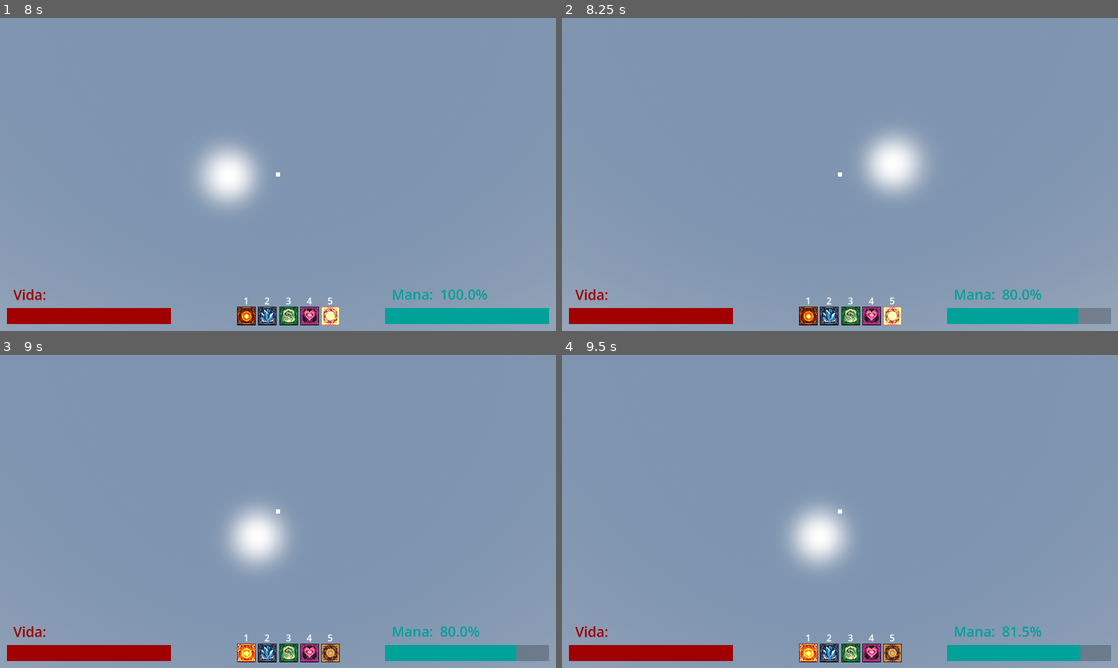
Above: before the commit, frames 1-4 (two rows, left to right).
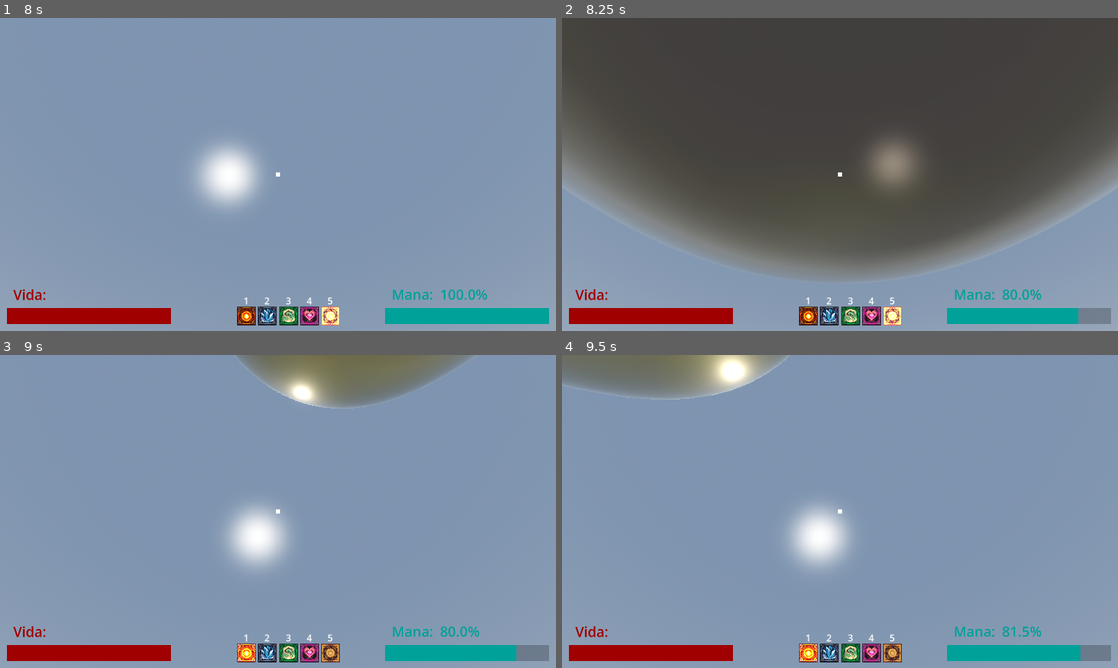
Above: after the commit, the same moments.

Repository: Isaaa43/Saudavel-e-Balanceado
Game: Godot game, scene res://cenas/main_game.tscn
Same seed, same stepped clock (60 frames per second), same inputs: the game is played once before the commit and once after it.
Inputs (mouse positions are in pixels of both pictures, inside the frame that each line leads up to):
- Up to frame 1 (8 s): click (278, 224) at 0.52 s; type "Alex" at 0.6 s; click "Jogar" at 1.25 s; click "Host" at 2 s; click "Começar Partida" at 2.75 s; tap Enter at 3.5, 5.75, 7.25 s; move the mouse to (250, 237) at 3.52 s; hold W (frente) 3.53-5.78 s; click (250, 237) at 3.6 s; tap Space (pular) at 3.77, 4.52, 5, 6.02, 6.5, 6.77, 7.52 s; move the mouse to (316, 177) at 4.27 s; tap 1 at 4.35 s; move the mouse to (233, 171) at 5.02 s; tap 2 at 5.1 s; move the mouse to (283, 174) at 5.77 s; hold A (esquerda) 5.78-6.53 s; tap 3 at 5.85 s; click (283, 174) at 5.92 s; move the mouse to (255, 168) at 6.52 s; hold W (frente) from 6.53 s (still down); tap 4 at 6.6 s; move the mouse to (305, 174) at 7.27 s; tap 5 at 7.35 s
- Up to frame 2 (8.25 s): keep holding W (frente); tap Space (pular) at 8 s; move the mouse to (812, 174) at 8.02 s; click (812, 174) at 8.1 s
- Up to frame 3 (9 s): move the mouse to (289, 505) at 8.77 s; release W (frente) at 8.78 s; hold D (direita) from 8.78 s (still down); tap 1 at 8.85 s
- Up to frame 4 (9.5 s): keep holding D (direita); tap Space (pular) at 9.02 s

Frame 1 is identical in both runs. In frame 2, 72% of the frame differs, in the area x 0-100%, y 0-84%; in frame 3, 4.7%; in frame 4, 4.3%.
Error in both runs: Invalid access to property or key 'feitico_id' on a base object of type 'null instance'. (res://scripts/autoloads/registros/registro_feiticos.gd:7)

Commit message:
refactor: renomeado visual_3d em FeiticoVisual
Renomeado atributo corpo_feitico para visual_3d no FeiticoVisual

Diff:
--- a/luta-magos/scripts/game/feiticos/definicoes/feitico_visual_def.gd
+++ b/luta-magos/scripts/game/feiticos/definicoes/feitico_visual_def.gd
@@ -5,9 +5,8 @@
 
 func criar() -> FeiticoVisual:
 	var visual := FeiticoVisual.new()
-	visual.corpo_feitico = cena.instantiate()
-
-	visual.add_child(visual.corpo_feitico, true)
+	visual.visual_3d = cena.instantiate()
+	visual.add_child(visual.visual_3d, true)
 
 	return visual
 
--- a/luta-magos/scripts/game/feiticos/instanciancia/feitico.gd
+++ b/luta-magos/scripts/game/feiticos/instanciancia/feitico.gd
@@ -32,6 +32,7 @@
 ## Cria a magia, antes de lancar
 func criar() -> void:
 	corpo.global_position = posicao_global_inicial
+	corpo.set_visual_transform(visual.visual_3d)
 
 ## Lanca a magia
 func lancar() -> void:
--- a/luta-magos/scripts/game/feiticos/instanciancia/feitico_visual.gd
+++ b/luta-magos/scripts/game/feiticos/instanciancia/feitico_visual.gd
@@ -1,7 +1,10 @@
 class_name FeiticoVisual
 extends Node
 
-var corpo_feitico: Node3D
-var is_corpo_animado: bool = false
+var visual_3d: Node3D :
+	set(_visual_3d):
+		visual_3d = _visual_3d
+
+#var is_corpo_animado: bool = false
 
 #var anim_colisao
